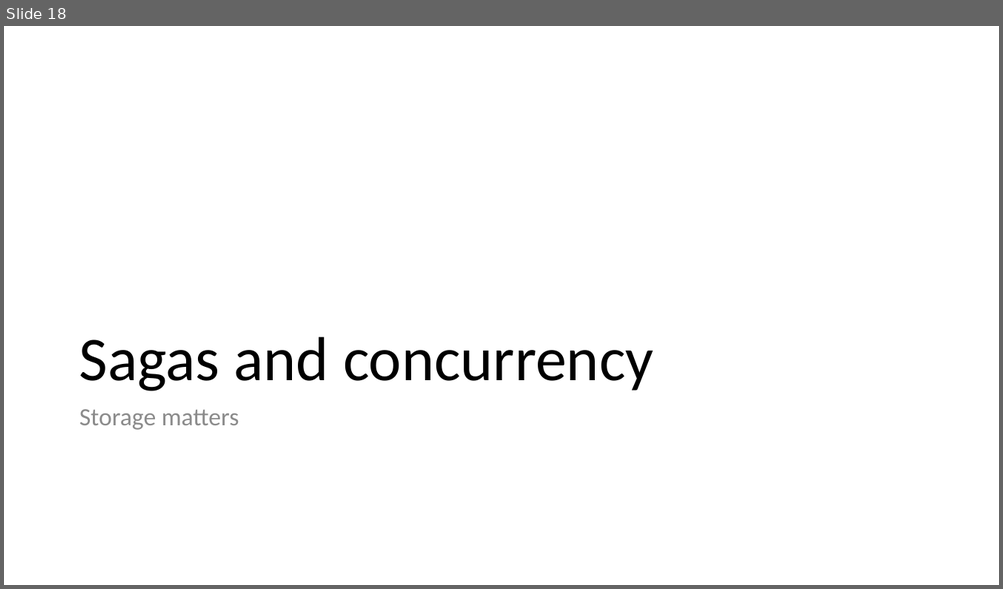
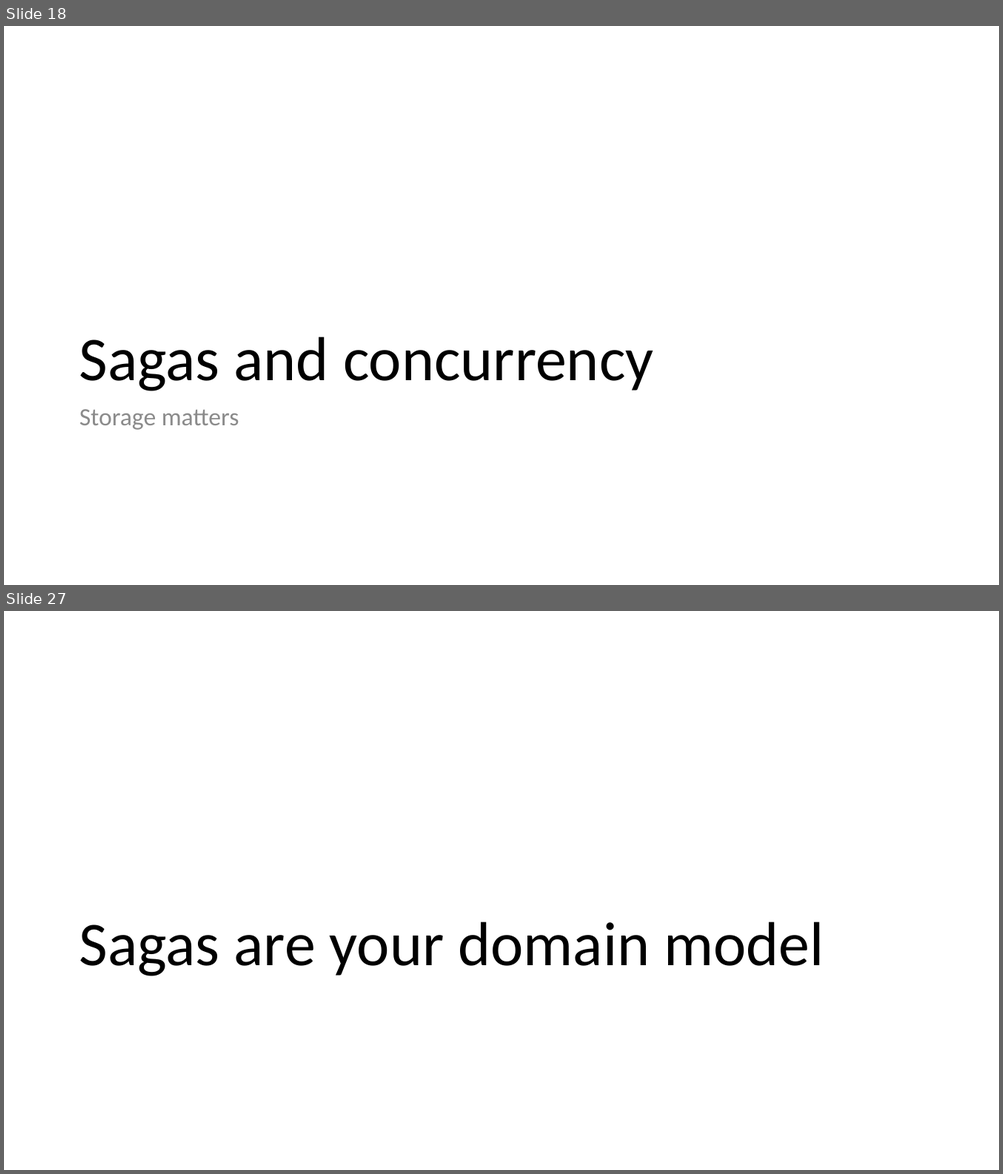
Before and after one commit to Particular/SagaMasterClass, a slide deck: SagaMasterClass.pptx. Shown one above the other, each under a label of ours: slide 18 before the commit, slides 18 and 27 after it; the slides between them are not shown. The pictures are 1003x589 and 1003x1174 pixels, drawn with LibreOffice and Linux fonts; fonts in the diff are those of the drawing. Boxes give left, top, right and bottom in pixels: in the first picture for what was removed or moved away, otherwise in the second. Text is boxed around its words. In the diff, an @@ line names an element or a change of style, - is before the commit and + after.

```diff
--- a/SagaMasterClass.pptx
+++ b/SagaMasterClass.pptx
@@ slide 27 added at (x1=4, y1=611, x2=999, y2=1170), background #FFFFFF @@
@@ title added at (x1=79, y1=922, x2=823, y2=977), 60 pt, text #000000 @@
+Sagas are your domain model
```
Also in this commit, not shown: 3 slides changed, 16 other slides added, 7 other files.
